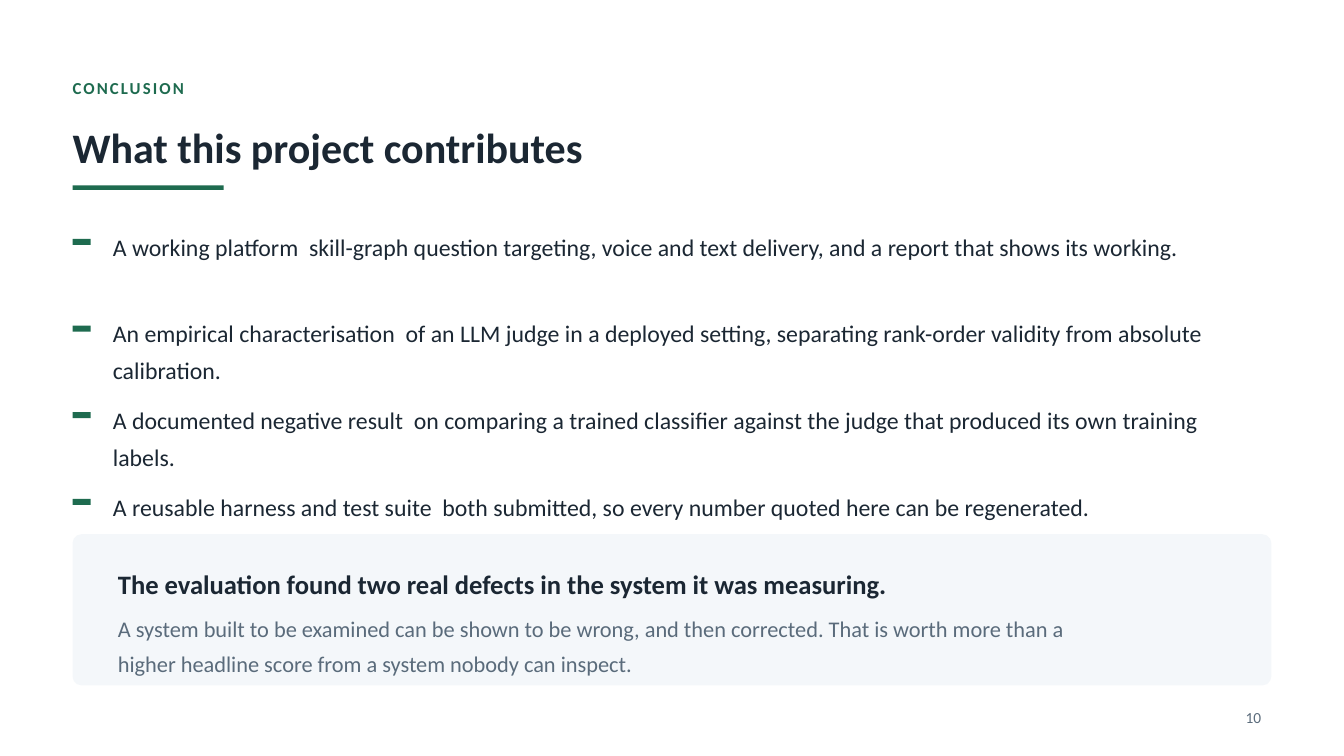
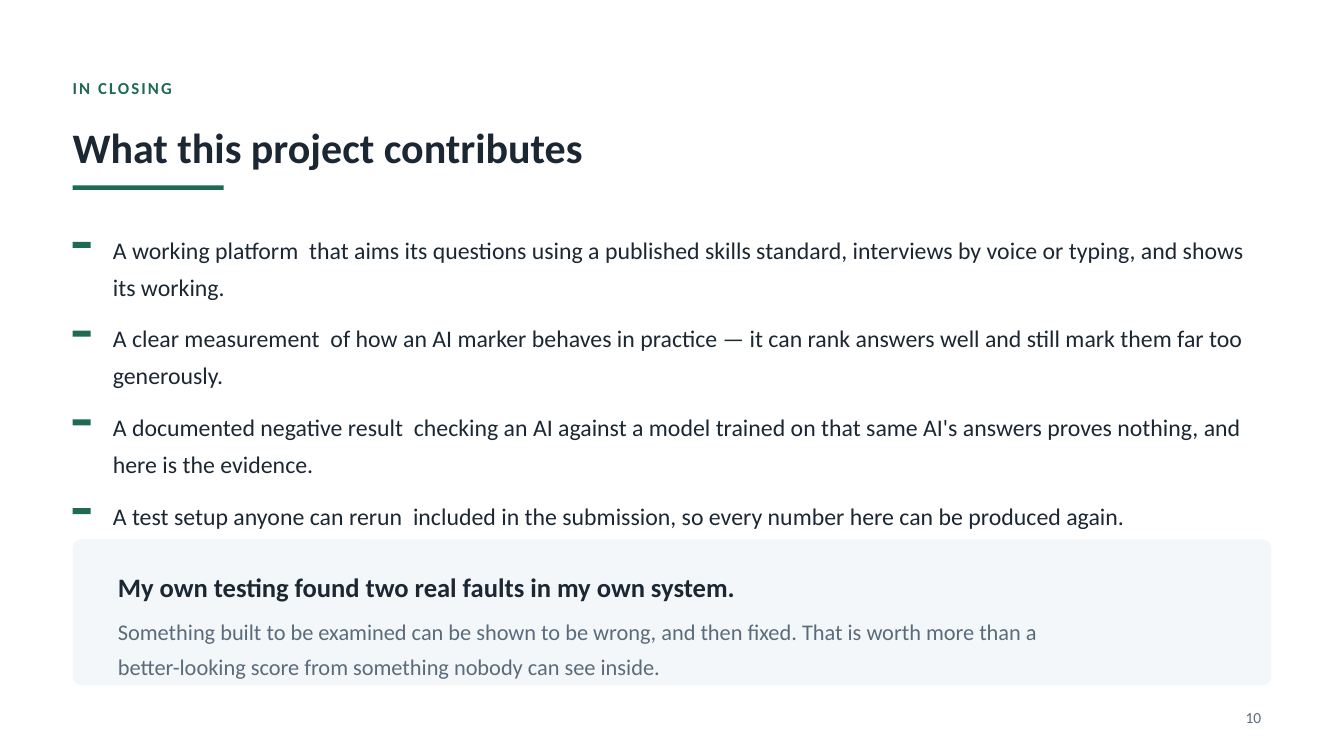
Before and after one commit to syedali254/interview_platform, a slide deck: slide 10 of submission/CMP7200_Viva_Presentation.pptx. Drawn at 1344x756 pixels with LibreOffice and Linux fonts; fonts in the diff are those of the drawing. Boxes give left, top, right and bottom in pixels: in the first picture for what was removed or moved away, otherwise in the second. Text is boxed around its words. In the diff, an @@ line names an element or a change of style, - is before the commit and + after.

```diff
--- a/submission/CMP7200_Viva_Presentation.pptx
+++ b/submission/CMP7200_Viva_Presentation.pptx
@@ text at box(73, 83, 172, 94): text changed @@
-CONCLUSION
+IN CLOSING
@@ text at box(113, 242, 1243, 300): text changed @@
-A working platform skill-graph question targeting, voice and text delivery, and a report that shows its working.
+A working platform that aims its questions using a published skills standard, interviews by voice or typing, and shows its working.
@@ rectangle: place and size @@
-rectangle at box(73, 326, 91, 332)
+rectangle at box(73, 331, 91, 337)
@@ text at box(113, 330, 1242, 388): text changed @@
-An empirical characterisation of an LLM judge in a deployed setting, separating rank-order validity from absolute calibration.
+A clear measurement of how an AI marker behaves in practice — it can rank answers well and still mark them far too generously.
@@ rectangle: place and size @@
-rectangle at box(73, 412, 91, 418)
+rectangle at box(73, 419, 91, 425)
@@ text at box(113, 419, 1240, 473): text changed @@
-A documented negative result on comparing a trained classifier against the judge that produced its own training labels.
+A documented negative result checking an AI against a model trained on that same AI's answers proves nothing, and here is the evidence.
@@ rectangle: place and size @@
-rectangle at box(73, 499, 91, 505)
+rectangle at box(73, 508, 91, 514)
@@ text at box(113, 508, 1124, 529): text changed @@
-A reusable harness and test suite both submitted, so every number quoted here can be regenerated.
+A test setup anyone can rerun included in the submission, so every number here can be produced again.
@@ rounded rectangle: place and size @@
-rounded rectangle at box(73, 534, 1271, 686)
+rounded rectangle at box(73, 539, 1271, 686)
@@ text at box(118, 578, 735, 602): text changed @@
-The evaluation found two real defects in the system it was measuring.
+My own testing found two real faults in my own system.
@@ text at box(118, 624, 1037, 679): text changed @@
-A system built to be examined can be shown to be wrong, and then corrected. That is worth more than a
-higher headline score from a system nobody can inspect.
+Something built to be examined can be shown to be wrong, and then fixed. That is worth more than a
+better-looking score from something nobody can see inside.
```
Also in this commit, not shown: 4 other slides changed, 5 slides added, 5 slides removed, 2 other files.
